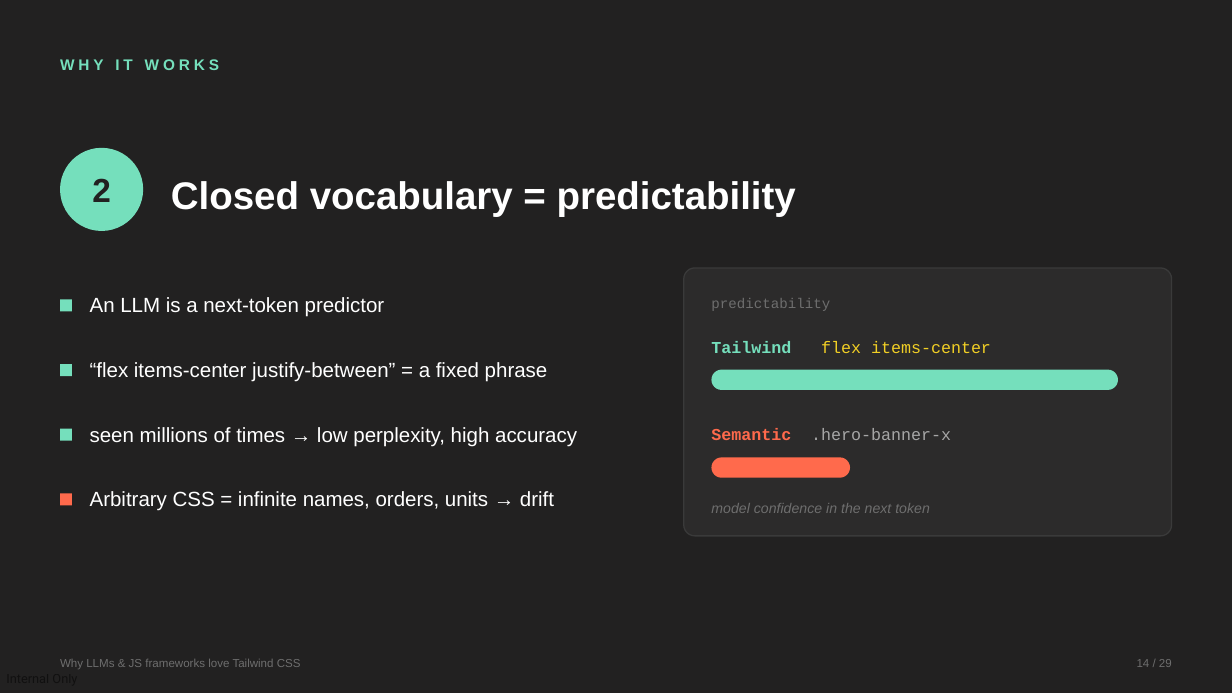
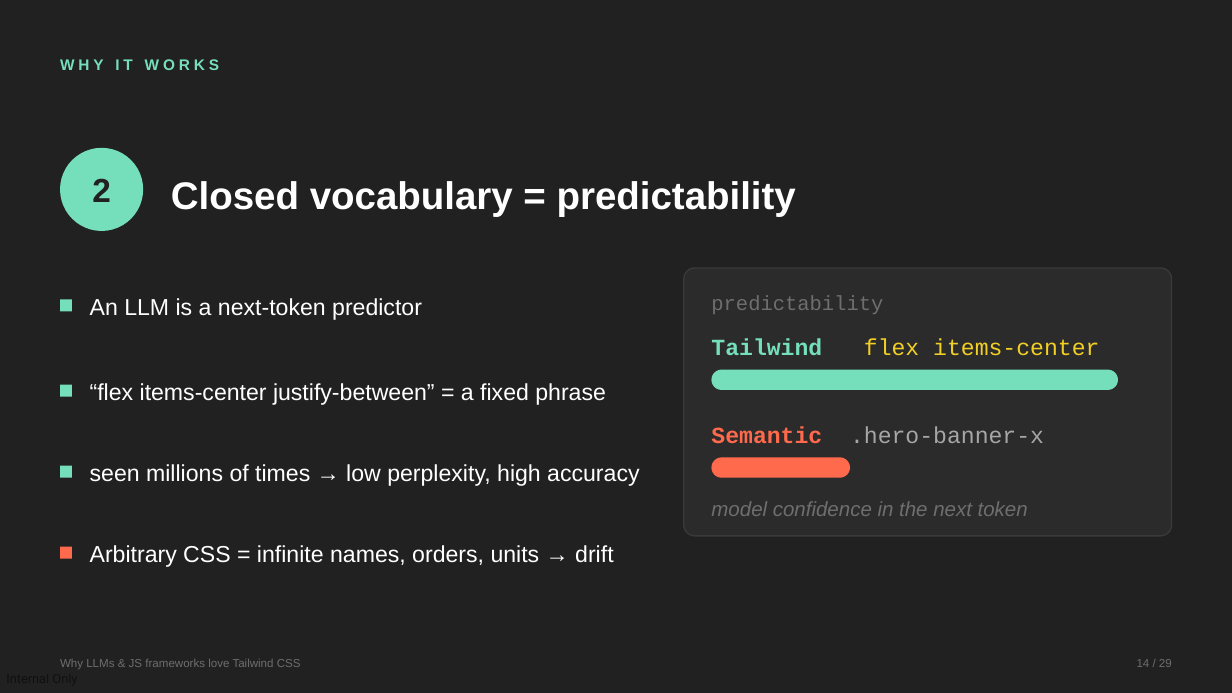
Before and after one commit to devlinduldulao/llm-loves-tailwind-and-js, a slide deck: slide 14 of why-llms-love-tailwind.pptx. Drawn at 1232x693 pixels with LibreOffice and Linux fonts; fonts in the diff are those of the drawing. Boxes give left, top, right and bottom in pixels: in the first picture for what was removed or moved away, otherwise in the second. Text is boxed around its words. In the diff, an @@ line names an element or a change of style, - is before the commit and + after.

```diff
--- a/why-llms-love-tailwind.pptx
+++ b/why-llms-love-tailwind.pptx
@@ text "predictability" at bbox=[711, 296, 883, 314]: size 11 to 16 pt @@
@@ text "Tailwind flex items-center" at bbox=[711, 338, 1099, 355]: size 13 to 18 pt @@
@@ rectangle: place and size @@
-rectangle at bbox=[60, 364, 72, 376]
+rectangle at bbox=[60, 384, 72, 396]
@@ text "“flex items-center justify-between” = a ...": place and size @@
-text "“flex items-center justify-between” = a ..." at bbox=[90, 362, 548, 382]
+text "“flex items-center justify-between” = a ..." at bbox=[90, 383, 606, 405]
@@ text "Semantic .hero-banner-x" at bbox=[711, 426, 1044, 444]: size 13 to 18 pt @@
@@ rectangle: place and size @@
-rectangle at bbox=[60, 429, 72, 441]
+rectangle at bbox=[60, 466, 72, 478]
@@ text "seen millions of times → ...": place and size @@
-text "seen millions of times → ..." at bbox=[90, 427, 577, 447]
+text "seen millions of times → ..." at bbox=[90, 464, 639, 486]
@@ text "model confidence in the next ..." at bbox=[711, 501, 1028, 516]: size 11 to 16 pt @@
@@ size 16 to 18 pt in 4 elements at bbox=[90, 298, 422, 320], bbox=[90, 383, 606, 405], bbox=[90, 464, 639, 486], bbox=[90, 545, 613, 567] @@
@@ text "Arbitrary CSS = infinite names, ...": place and size @@
-text "Arbitrary CSS = infinite names, ..." at bbox=[90, 491, 554, 511]
+text "Arbitrary CSS = infinite names, ..." at bbox=[90, 545, 613, 567]
@@ rectangle: place and size @@
-rectangle at bbox=[60, 494, 72, 506]
+rectangle at bbox=[60, 547, 72, 559]
```
Also in this commit, not shown: 22 other slides changed, 1 slide added, 1 other file.
